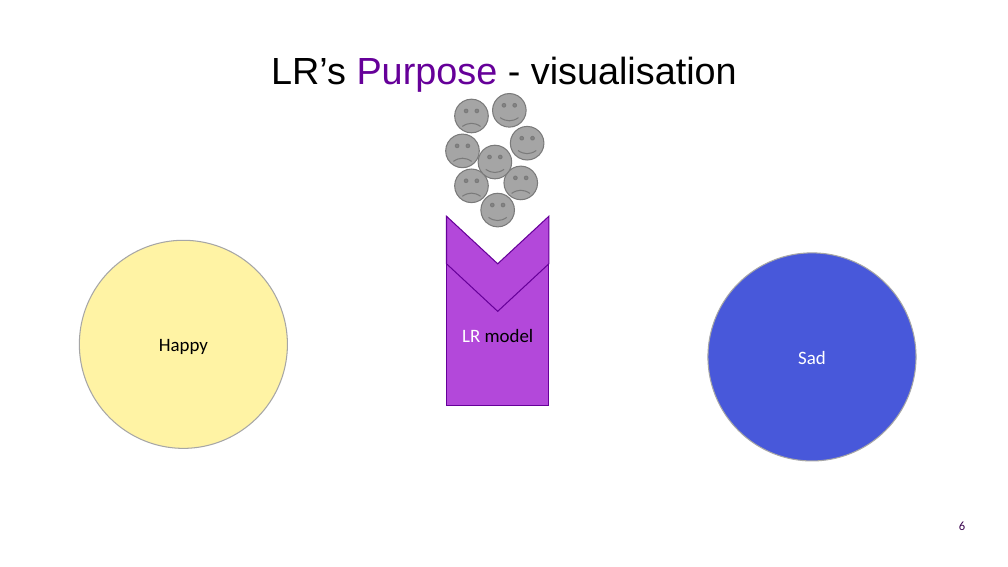
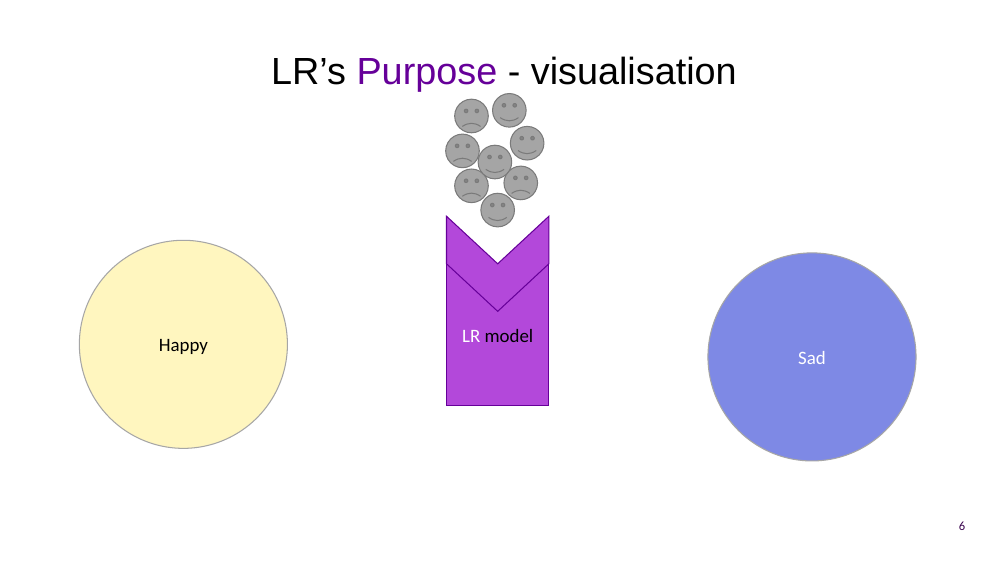
Before and after one commit to UOMDSS/workshops-2022-2023, a slide deck: slide 6 of semester-1/Week-7-EEG-Feeling-Emotions-Logistic-Regression/presentation.pptx. Drawn at 1008x567 pixels with LibreOffice and Linux fonts; fonts in the diff are those of the drawing; background and template pictures are left out. Boxes give left, top, right and bottom in pixels: in the first picture for what was removed or moved away, otherwise in the second. Text is boxed around its words. In the diff, an @@ line names an element or a change of style, - is before the commit and + after.

```diff
--- a/semester-1/Week-7-EEG-Feeling-Emotions-Logistic-Regression/presentation.pptx
+++ b/semester-1/Week-7-EEG-Feeling-Emotions-Logistic-Regression/presentation.pptx
@@ ellipse "Happy" at <box>79,240,287,448</box>: fill #FFF3A4 to #FFF3A4 at 70% opacity @@
@@ ellipse "Sad" at <box>708,253,916,461</box>: fill #4858DA to #4858DA at 70% opacity @@
```
Also in this commit, not shown: 28 other slides changed, 4 slides added, 2 slides removed, 1 other file.
